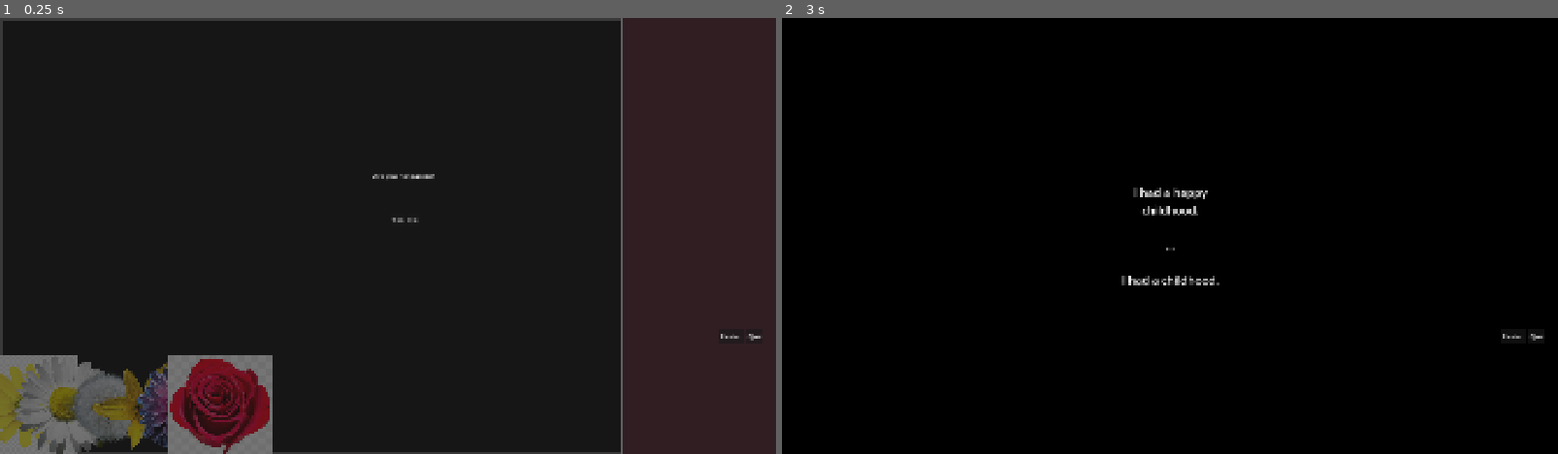
Above: before the commit, frames 1-2 (left to right).
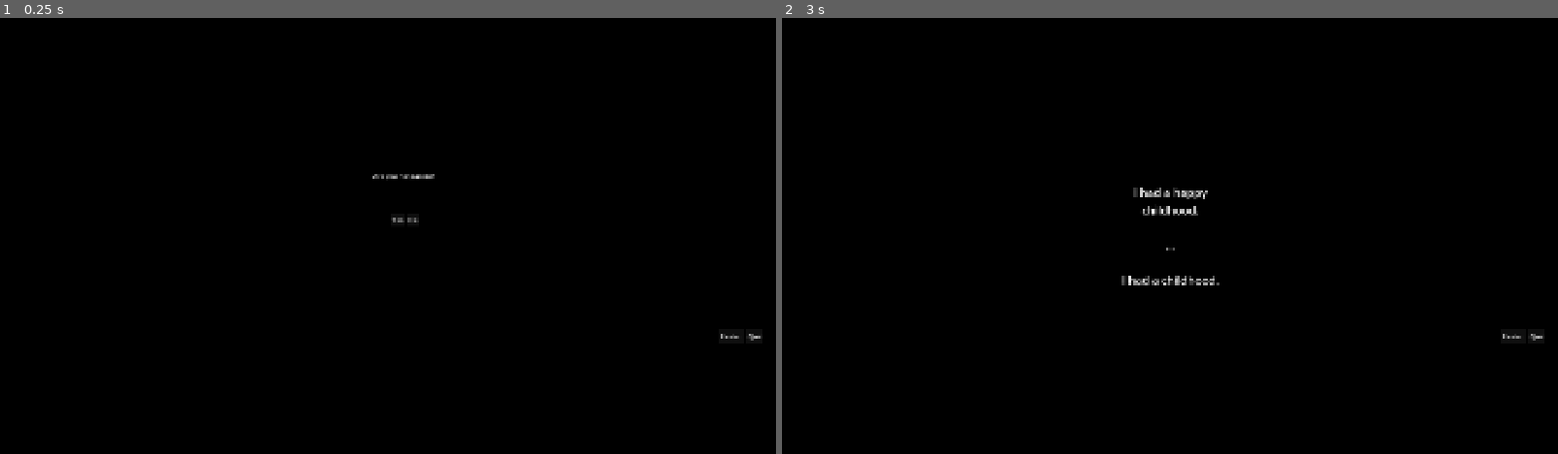
Above: after the commit, the same moments.

Repository: small-ram/with-beautiful-scars
Game: Godot game, scene res://Scenes/Main.tscn
Two runs of this game, one before a commit and one after it. Both use one fixed random seed, a clock stepped at 60 frames per second and the inputs below.
Inputs:
- Up to frame 1 (0.25 s): no input
- Up to frame 2 (3 s): click "Restart" at 0.5 s; click "Restart" at 1.25 s; click "Restart" at 2 s; click "Yes" at 2.75 s

The runs differ from the first frame. In frame 1, 28% of the frame differs, in the area x 0-100%, y 0-100%; in frame 2, nothing differs.

Commit message:
panely vsechny cerny overlay, circles se neukazuji pri cleanupu

Diff:
--- a/Scenes/Main.tscn
+++ b/Scenes/Main.tscn
@@ -70,6 +70,7 @@
 dialog_id = "mem_distance_dialog"
 memory_id = "mem_distance"
 allowed_slots = PackedInt32Array(1, 2, 3)
+circle_spacing = 500.0
 origin_path = NodePath("../../../../SpawnPoints/CirclesOrigin")
 
 [node name="Sprite2D" parent="Gameplay/MarginContainer/PhotoStack/photo_distance" index="0"]
@@ -85,6 +86,7 @@
 dialog_id = "mem_repair_dialog"
 memory_id = "mem_repair"
 allowed_slots = PackedInt32Array(1, 2, 3)
+circle_spacing = 500.0
 origin_path = NodePath("../../../../SpawnPoints/CirclesOrigin")
 
 [node name="Sprite2D" parent="Gameplay/MarginContainer/PhotoStack/photo_repair" index="0"]
@@ -100,6 +102,7 @@
 dialog_id = "mem_concept_dialog"
 memory_id = "mem_concept"
 allowed_slots = PackedInt32Array(4, 5, 6)
+circle_spacing = 500.0
 origin_path = NodePath("../../../../SpawnPoints/CirclesOrigin")
 
 [node name="Sprite2D" parent="Gameplay/MarginContainer/PhotoStack/photo_concept" index="0"]
@@ -115,6 +118,7 @@
 dialog_id = "mem_hehory_dialog"
 memory_id = "mem_hehory"
 allowed_slots = PackedInt32Array(4, 5, 6)
+circle_spacing = 500.0
 origin_path = NodePath("../../../../SpawnPoints/CirclesOrigin")
 
 [node name="Sprite2D" parent="Gameplay/MarginContainer/PhotoStack/photo_hehory" index="0"]
@@ -126,6 +130,7 @@
 dialog_id = "mem_closure_dialog"
 memory_id = "mem_closure"
 allowed_slots = PackedInt32Array(4, 5, 6)
+circle_spacing = 500.0
 origin_path = NodePath("../../../../SpawnPoints/CirclesOrigin")
 
 [node name="Sprite2D" parent="Gameplay/MarginContainer/PhotoStack/photo_closure" index="0"]
@@ -141,6 +146,7 @@
 dialog_id = "mem_crib_dialog"
 memory_id = "mem_crib"
 allowed_slots = PackedInt32Array(1, 2, 3)
+circle_spacing = 500.0
 origin_path = NodePath("../../../../SpawnPoints/CirclesOrigin")
 
 [node name="Sprite2D" parent="Gameplay/MarginContainer/PhotoStack/photo_crib" index="0"]
@@ -266,7 +272,8 @@
 [node name="TrashSpawn" type="Marker2D" parent="SpawnPoints"]
 position = Vector2(724, 119)
 
-[node name="CircleBank" type="Marker2D" parent="SpawnPoints"]
+[node name="CircleBankOrigin" type="Marker2D" parent="SpawnPoints"]
+position = Vector2(149, 943)
 
 [node name="FetusSpawn" type="Marker2D" parent="SpawnPoints"]
 position = Vector2(785, 497)
--- a/Scenes/Overlays/DifficultyChoicePanel.tscn
+++ b/Scenes/Overlays/DifficultyChoicePanel.tscn
@@ -1,6 +1,9 @@
-[gd_scene load_steps=2 format=3 uid="uid://drrbg65xm6npm"]
+[gd_scene load_steps=3 format=3 uid="uid://drrbg65xm6npm"]
 
 [ext_resource type="Script" uid="uid://21176bfc7lka" path="res://Scripts/UI/DifficultyChoicePanel.gd" id="1_2l3io"]
+
+[sub_resource type="StyleBoxFlat" id="StyleBoxFlat_2l3io"]
+bg_color = Color(0, 0, 0, 1)
 
 [node name="DifficultyChoicePanel" type="Panel"]
 anchors_preset = 15
@@ -8,6 +11,7 @@
 anchor_bottom = 1.0
 grow_horizontal = 2
 grow_vertical = 2
+theme_override_styles/panel = SubResource("StyleBoxFlat_2l3io")
 script = ExtResource("1_2l3io")
 
 [node name="VBoxContainer" type="VBoxContainer" parent="."]
--- a/Scenes/Overlays/ParentChoicePanel.tscn
+++ b/Scenes/Overlays/ParentChoicePanel.tscn
@@ -1,6 +1,9 @@
-[gd_scene load_steps=2 format=3 uid="uid://dlfjmnwyap55e"]
+[gd_scene load_steps=3 format=3 uid="uid://dlfjmnwyap55e"]
 
 [ext_resource type="Script" uid="uid://6whkirprbgcn" path="res://Scripts/UI/ParentChoicePanel.gd" id="1_hmjht"]
+
+[sub_resource type="StyleBoxFlat" id="StyleBoxFlat_hmjht"]
+bg_color = Color(0, 0, 0, 1)
 
 [node name="ParentChoicePanel" type="Panel"]
 anchors_preset = 15
@@ -8,6 +11,7 @@
 anchor_bottom = 1.0
 grow_horizontal = 2
 grow_vertical = 2
+theme_override_styles/panel = SubResource("StyleBoxFlat_hmjht")
 script = ExtResource("1_hmjht")
 
 [node name="VBoxContainer" type="VBoxContainer" parent="."]
--- a/Scripts/Gameplay/CircleBank.gd
+++ b/Scripts/Gameplay/CircleBank.gd
@@ -1,22 +1,29 @@
+# Scripts/Managers/CircleBank.gd  (AutoLoad)
 extends CanvasLayer
 
-@export_node_path("Marker2D") var origin_path : NodePath          # NEW
-@export var icon_spacing      : Vector2 = Vector2(96, 0)
+@export_node_path("Marker2D") var origin_path : NodePath = NodePath("")  # optional
+@export var icon_spacing : Vector2 = Vector2(96, 0)
 
-var _icons : Dictionary = {}   # mem_id → Sprite2D
-var _origin : Vector2          # resolved on first frame
+var _icons : Dictionary = {}
+var _origin : Vector2 = Vector2.ZERO
 
 func _ready() -> void:
 	MemoryPool.claimed.connect(_on_memory_claimed)
-	call_deferred("_build_icons")
+	call_deferred("_build_icons")     # wait until MemoryPool.table exists
 
 func _build_icons() -> void:
 	if MemoryPool.table == null:
 		push_error("CircleBank: MemoryPool.table null"); return
 
-	var marker := get_node_or_null(origin_path)
-	_origin = marker.global_position if marker else Vector2(64, 960)
+	# 1) find origin
+	if origin_path != NodePath(""):
+		var n := get_node_or_null(origin_path)
+		_origin = n.global_position if n else Vector2.ZERO
+	else:
+		var marker := get_tree().current_scene.find_child("CircleBankOrigin", true, false)
+		_origin = marker.global_position if marker else Vector2.ZERO
 
+	# 2) create icons
 	var idx := 0
 	for mem_id in MemoryPool.table.memory_to_circle_tex:
 		var s := Sprite2D.new()
@@ -29,6 +36,7 @@
 
 	emit_signal("ready")
 
+# ─── runtime updates ───────────────────────────────
 func _on_memory_claimed(mem_id:String) -> void:
 	if _icons.has(mem_id):
 		_icons[mem_id].visible = false
--- a/Scripts/Gameplay/Photo.gd
+++ b/Scripts/Gameplay/Photo.gd
@@ -32,6 +32,8 @@
 var _circle_container : Node2D = null
 
 static var current_drag : Photo = null         # exclusive-drag lock
+static var preview_enabled : bool = true   # master switch for circle previews
+
 const DEBUG := true
 
 # ───────────────────────────
@@ -47,17 +49,14 @@
 func _input_event(_vp: Viewport, ev: InputEvent, _shape_idx: int) -> void:
 	if _snapped:
 		return
-
 	if ev is InputEventMouseButton and ev.button_index == MOUSE_BUTTON_LEFT:
 		if ev.pressed:
-			# drag only if THIS is the visible top-most photo at the click
-			if _top_photo_at_point(ev.position) != self:
-				return
-			if Photo.current_drag != null:
-				return
+			if _top_photo_at_point(ev.position) != self: return
+			if Photo.current_drag != null: return
 			Photo.current_drag = self
 
-			if not _circles_spawned:
+			# ↓ only spawn previews if the flag is ON
+			if Photo.preview_enabled and !_circles_spawned:
 				_spawn_memory_circles()
 				_circles_spawned = true
 
@@ -65,7 +64,6 @@
 			_in_hand  = true
 			_drag_off = global_position - ev.position
 			move_to_front()
-
 		else:  # mouse released
 			if Photo.current_drag != self:
 				return
--- a/Scripts/Gameplay/StageController.gd
+++ b/Scripts/Gameplay/StageController.gd
@@ -131,6 +131,7 @@
 # ───────── STAGE 1 – PUZZLE ─────────
 func _enter_stage1() -> void:
 	stage      = Stage.STAGE1
+	Photo.preview_enabled = true
 	CircleBank.reset_all()
 	CircleBank.show_bank()
 	snaps_done = 0
@@ -176,6 +177,7 @@
 # ───────── STAGE 4 – CLEANUP ─────────
 func _enter_cleanup() -> void:
 	stage = Stage.CLEANUP
+	Photo.preview_enabled = false
 	CircleBank.hide_bank()
 	for ph in get_tree().get_nodes_in_group("photos"):
 		if ph.is_in_group("non_discardable"): continue
Binary file changed: docs/index.icon.png
Not shown, changed: docs/index.html
Not shown, changed: docs/index.pck
